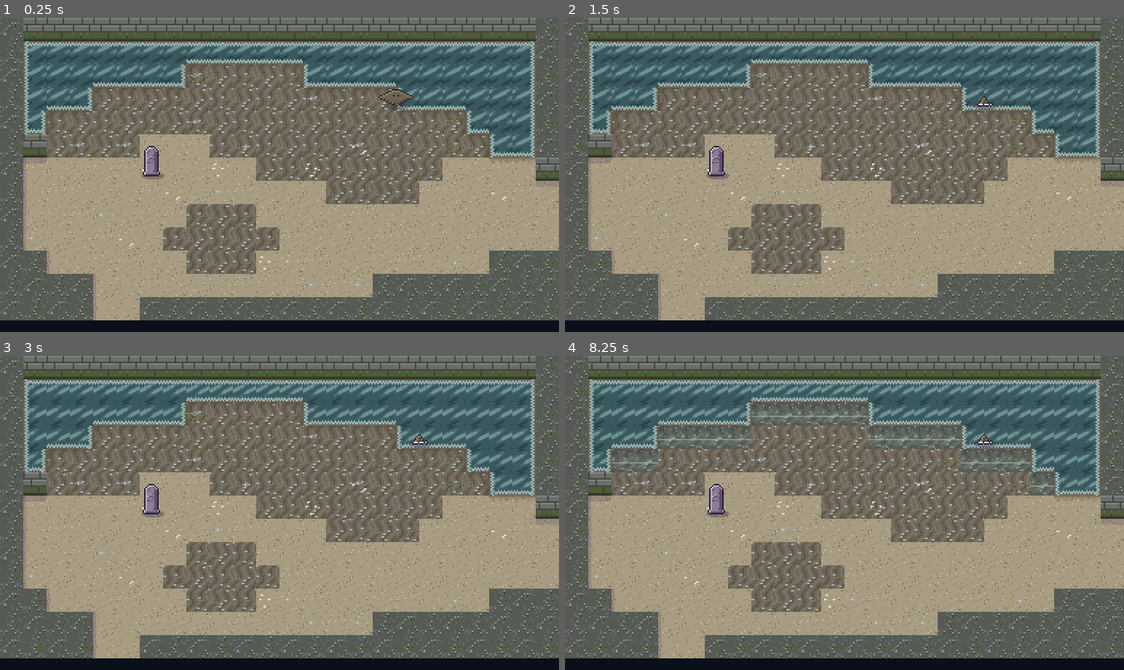
Above: before the commit, frames 1-4 (two rows, left to right).
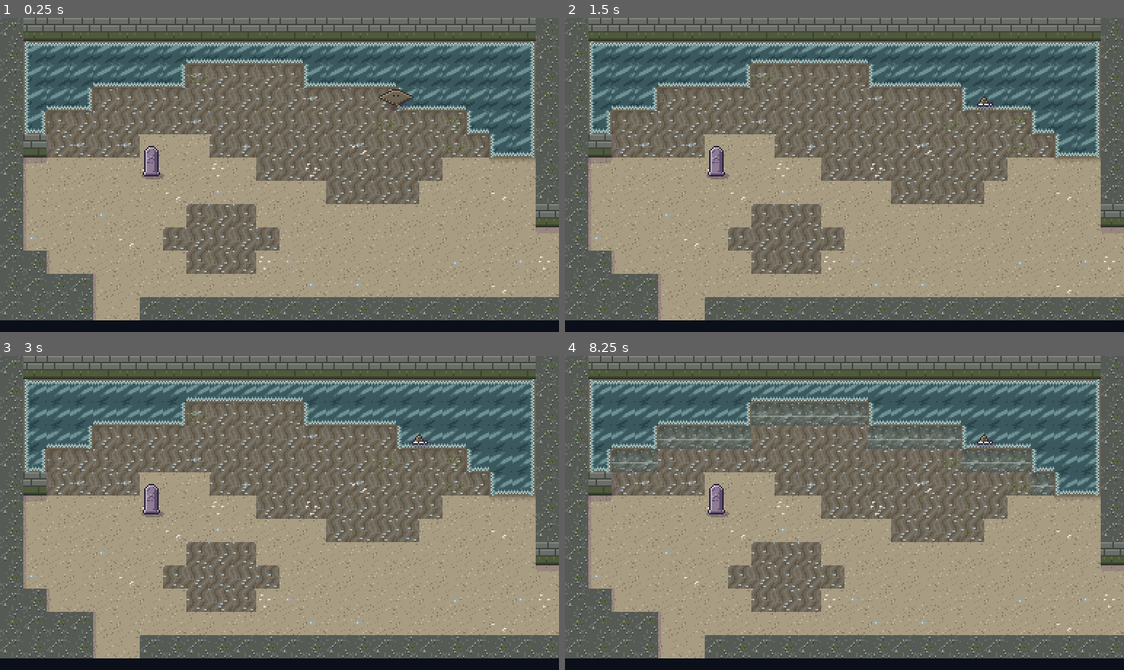
Above: after the commit, the same moments.

Repository: ashciraulo/Leviathan
Game: Godot game, scene res://rooms/room_0_2.tscn
Two runs of this game, one before a commit and one after it. Both use one fixed random seed, a clock stepped at 60 frames per second and the inputs below. This scene is started directly instead of the project's main scene.
Inputs (mouse positions are in pixels of both pictures, inside the frame that each line leads up to):
- Up to frame 1 (0.25 s): no input
- Up to frame 2 (1.5 s): tap Enter (ui_accept) at 0.5, 0.77, 1.07 s; move the mouse to (967, 159) at 0.52 s; hold D (move_right) 0.53-1.25 s; hold J (attack) 0.53-1.25 s; click (967, 159) at 0.67 s; drag from (732, 190) to (984, 96) at 1.27 s
- Up to frame 3 (3 s): move the mouse to (335, 443) at 2.02 s; hold D (move_right) 2.03-2.75 s; hold K (interact) 2.03-2.75 s; tap Enter (ui_accept) at 2.75 s; drag from (251, 575) to (419, 437) at 2.77 s
- Up to frame 4 (8.25 s): tap Enter (ui_accept) at 3.5, 3.77, 4.07, 5.75, 6.5, 6.77, 7.07 s; move the mouse to (1012, 560) at 3.52 s; hold A (move_left) 3.53-4.25 s; hold I (item_2) 3.53-4.25 s; drag from (676, 465) to (760, 434) at 4.27 s; move the mouse to (872, 513) at 5.02 s; hold S (move_down) 5.03-5.75 s; hold Q (tab_prev) 5.03-5.75 s; click (872, 513) at 5.17 s; drag from (760, 434) to (732, 528) at 5.77 s; move the mouse to (967, 497) at 6.52 s; hold W (move_up) 6.53-7.25 s; hold J (attack) 6.53-7.25 s; drag from (732, 528) to (984, 437) at 7.27 s; move the mouse to (900, 443) at 8.02 s; hold S (move_down) from 8.03 s (still down); hold K (interact) from 8.03 s (still down)

The runs differ from the first frame. In frame 1, 4.1% of the frame differs, in the area x 66-100%, y 44-89%; in frame 2, 4.1%; in frame 3, 4.1%; in frame 4, 4.1%.

Commit message:
World route check: walk the item route and catch sequence breaks
tools/world_rooms.py walks the overworld from the first screen the way a
player would, gaining each dungeon's item in turn (Tide Hook posts, Kite
Cloak glides, Stonebreaker boulders, lantern planks, bow-frozen water,
Helm swims, the seventh bell), and fails when a dungeon opens out of
order or a screen or floor tile is never reached. check.sh runs it.

It found two sequence breaks, fixed here:
- Frostspine was reachable before the Kite Cloak, so the Hollow Glacier
  opened alongside the Gale Spire. Gullwatch Steps now has a three-tile
  sea inlet on the way west, a glide across.
- A glide carried Wren over the two-row Causeway End channel, opening
  the Drowned Belfry before the Frostfang Bow. The channel is six rows
  of water now, wider than a glide; the side ways out move south to
  match Cockle Flats and Wrack Shore.

Co-Authored-By: Claude Opus 5.5 <noreply@anthropic.com>
Claude-Session: https://claude.ai/code/session_01UYEn5XZXkHTUvmfLbrhNvJ

Diff:
--- a/rooms/room_0_2.tscn
+++ b/rooms/room_0_2.tscn
@@ -13,9 +13,9 @@
 #~rrrrrrrrrrrrrrrrrr~~~#
 ##rrrr...rrrrrrrrrrrr~~#
 #.....T....rrrrrrrr....#
-#.............rrrr......
-#.......rrr.............
+#.............rrrr.....#
+#.......rrr............#
 #......rrrrr............
-##......rrr..........###
-####............########
+##......rrr.............
+####....................
 ####..##################"
--- a/rooms/room_1_2.tscn
+++ b/rooms/room_1_2.tscn
@@ -11,11 +11,11 @@
 ###...................##
 #~~~~~~~~~~~~~~~~~~~~~~#
 #~~~~~~~~~~~~~~~~~~~~~~#
-##.......rrrr.........##
-#.....rrrrrrrrr.......##
+#~~~~~~~~~~~~~~~~~~~~~~#
+#~~~~~~~~~~~~~~~~~~~~~~#
+#~~~~~~~~~~~~~~~~~~~~~~#
+##~~~~~~~~~~~~~~~~~~~~##
 .....rrrrd~~rrrrr.......
 .....rrrr~~~~rrrr.......
-.....rrrrr~~rrrrr.......
-##.....rrrrrrrr.......##
-###....rr............###
+......rrrrrrrr..........
 ###########..###########"
--- a/rooms/room_2_2.tscn
+++ b/rooms/room_2_2.tscn
@@ -13,9 +13,9 @@
 #..........rrrrrr~~~~~~#
 #....Z....rrrrrrr~~~~~~#
 #.........rrrrrrrr~~~~~#
-..........rrrrrrrrd~~~~#
-..........rrrrrrrrrr~~~#
+#.........rrrrrrrrd~~~~#
+#.........rrrrrrrrrr~~~#
 ..........rrrrrrrrr~~~~#
-##.........rrrrr.......#
-###.................####
+...........rrrrr.......#
+....................####
 ##################..####"
--- a/rooms/room_3_-3.tscn
+++ b/rooms/room_3_-3.tscn
@@ -8,9 +8,9 @@
 biome = "windmere"
 layout = "########################
 #####.....J.......######
-........................
-.......t................
-........................
+..~~~...................
+..~~~..t................
+..~~~...................
 #~~~~~~~vv~~~~~~~~~~~~~#
 #~~~~~~~vv~~~~~~~~~~~~~#
 ##.....................#
--- a/tests/smoke_test.gd
+++ b/tests/smoke_test.gd
@@ -1894,6 +1894,9 @@
 		lit.append(row.replace("v", "."))
 	_check(not _walkable_from(dark, Vector2i(8, 12)).has(Vector2i(8, 3)), "the Gullwatch chasm can't be crossed on foot")
 	_check(steps[5].contains("v") and _walkable_from(lit, Vector2i(8, 12)).has(Vector2i(8, 3)), "lantern planks bridge the Gullwatch chasm")
+	# The way west to Frostspine is over a sea inlet: a Kite Cloak glide, not a walk.
+	_check(not _walkable_from(lit, Vector2i(8, 3)).has(Vector2i(0, 3)), "the inlet below Frostspine can't be walked across")
+	_check(steps[3].substr(2, 3) == "~~~" and _walkable_from(lit, Vector2i(1, 3)).has(Vector2i(0, 3)), "a three-tile inlet to glide over, with a landing on the far side")
 
 	GameState.reset_new_game()
 	GameState.set_checkpoint(Vector2i(4, -3), Vector2(11 * Room.TILE + 8, 1 * Room.TILE + 12))
@@ -2028,16 +2031,18 @@
 ## The Sunken Verge: the frozen-channel entrance, the tide that floods the
 ## flats, and Siltrays.
 func _test_verge() -> void:
-	# Causeway End: the channel can't be crossed on foot, but two frozen
-	# tiles (Frostfang arrows) make a way over.
+	# Causeway End: the channel can't be crossed on foot, but six frozen
+	# tiles (Frostfang arrows) make a way over. Six rows of water is more
+	# than a Kite Cloak glide carries.
 	var causeway: Room = (load("res://rooms/room_1_2.tscn") as PackedScene).instantiate()
 	var rows := Room.parse_layout(causeway.layout)
 	causeway.free()
-	_check(not _walkable_from(rows, Vector2i(11, 1)).has(Vector2i(11, 6)), "the Causeway End channel can't be crossed on foot")
+	_check(not _walkable_from(rows, Vector2i(11, 1)).has(Vector2i(2, 10)), "the Causeway End channel can't be crossed on foot")
 	var frozen := rows.duplicate()
-	for y in [3, 4]:
-		frozen[y] = frozen[y].substr(0, 11) + "." + frozen[y].substr(12)
-	_check(_walkable_from(frozen, Vector2i(11, 1)).has(Vector2i(11, 6)), "two frozen tiles bridge the channel")
+	for y in range(3, 9):
+		_check(rows[y][7] == "~", "the channel is water on row %d" % y)
+		frozen[y] = frozen[y].substr(0, 7) + "." + frozen[y].substr(8)
+	_check(_walkable_from(frozen, Vector2i(11, 1)).has(Vector2i(2, 10)), "a line of frozen tiles bridges the channel")
 	var square: Room = (load("res://rooms/room_1_3.tscn") as PackedScene).instantiate()
 	_check(square.door_to == Vector2i(36, 10) and Room.parse_layout(square.layout)[7][12] == "D", "Belfry Square's doorway leads into the Drowned Belfry")
 	square.free()
